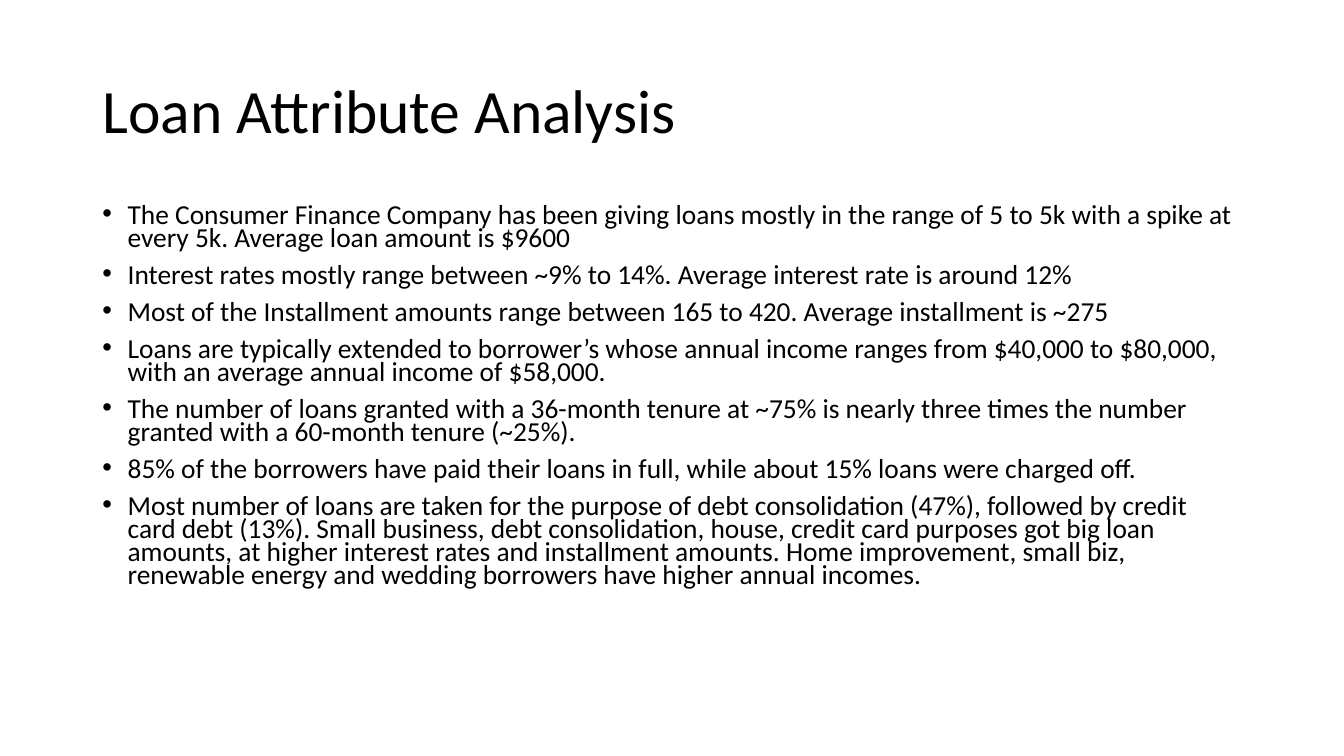
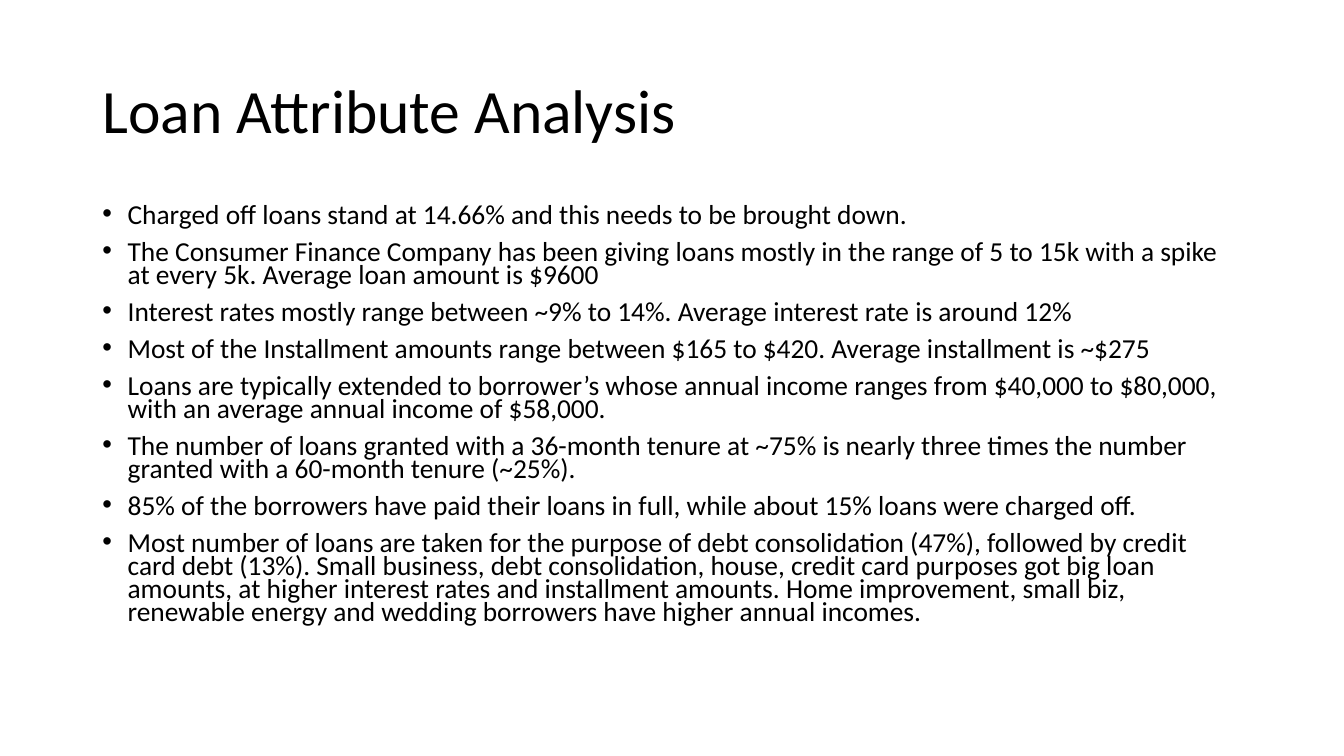
Before and after one commit to sivavaddadi/LendingClubCaseStudy, a slide deck: slide 4 of Lending_Club_Case_Study.pptx. Drawn at 1344x756 pixels with LibreOffice and Linux fonts; fonts in the diff are those of the drawing. Boxes give left, top, right and bottom in pixels: in the first picture for what was removed or moved away, otherwise in the second. Text is boxed around its words. In the diff, an @@ line names an element or a change of style, - is before the commit and + after.

Commit message:
updated analysis report

```diff
--- a/Lending_Club_Case_Study.pptx
+++ b/Lending_Club_Case_Study.pptx
@@ text at [128, 205, 1217, 289]: text changed @@
-• The Consumer Finance Company has been giving loans mostly in the range of 5 to 5k with a spike at every 5k. Average loan amount is $9600
+• Charged off loans stand at 14.66% and this needs to be brought down.
+• The Consumer Finance Company has been giving loans mostly in the range of 5 to 15k with a spike at every 5k. Average loan amount is $9600
@@ text at [128, 339, 1150, 363]: text changed @@
-• Most of the Installment amounts range between 165 to 420. Average installment is ~275
+• Most of the Installment amounts range between $165 to $420. Average installment is ~$275
```
Also in this commit, not shown: 2 other slides changed, 1 slide added.
